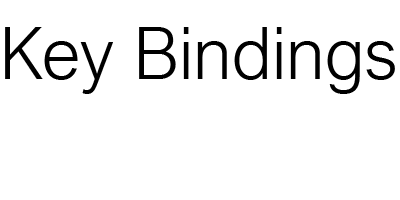
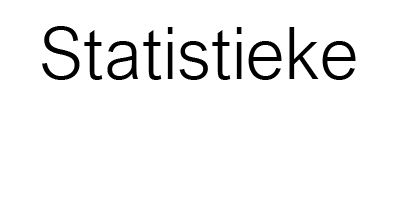
Two versions of the same layered image (400px x 200px). Layer-by-layer changes:
renamed "Key Bindings" to "Statistieke", painted on it over 5, 26, 395, 94
